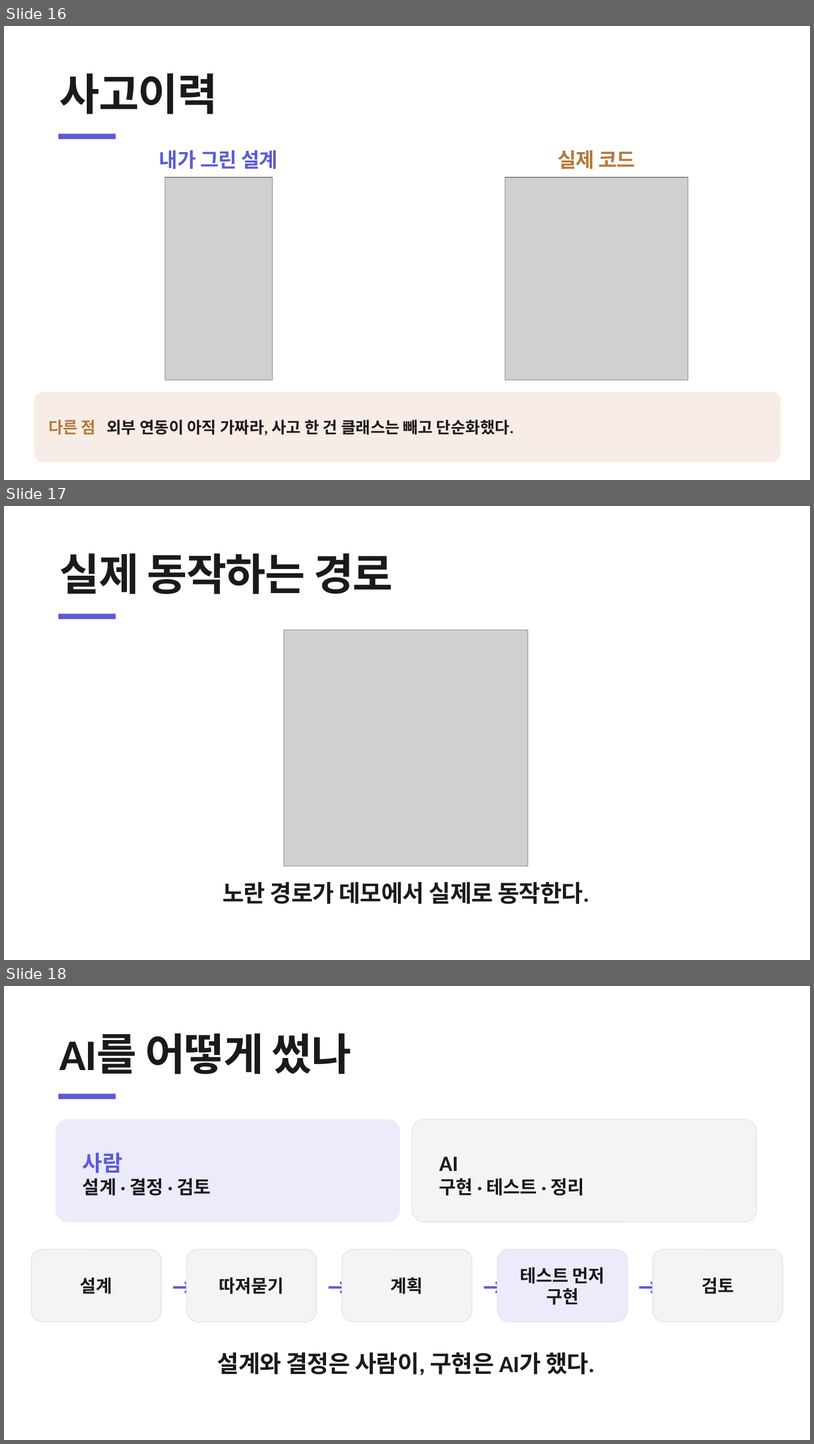
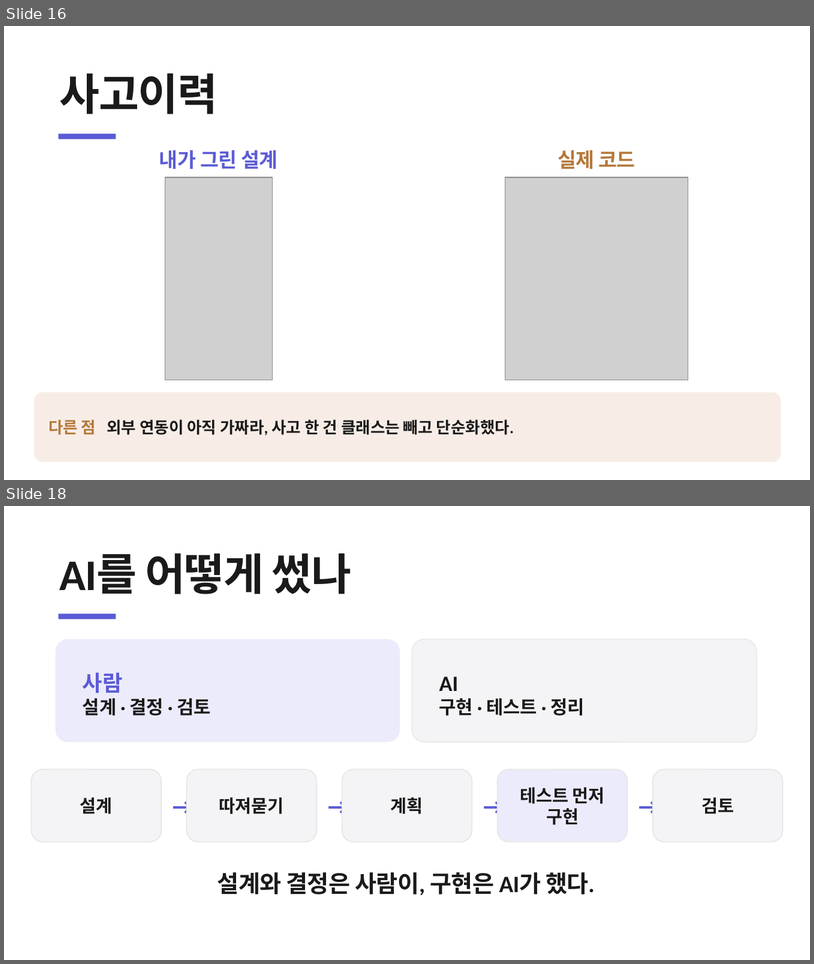
Before and after one commit to heyoonyoon/distributed-programming, a slide deck: docs/presentation/보험발표-figma.pptx. Shown one above the other, each under a label of ours: slides 16, 17 and 18 before the commit, slides 16 and 18 after it; the slides between them are not shown. The pictures are 814x1444 and 814x964 pixels, drawn with LibreOffice and Linux fonts; fonts in the diff are those of the drawing; grey boxes stand for pictures. Boxes give left, top, right and bottom in pixels: in the first picture for what was removed or moved away, otherwise in the second. Text is boxed around its words. In the diff, an @@ line names an element or a change of style, - is before the commit and + after.

```diff
--- a/docs/presentation/보험발표-figma.pptx
+++ b/docs/presentation/보험발표-figma.pptx
@@ slide 17 removed at bbox=[4, 506, 810, 960], background #FFFFFF @@
@@ text removed at bbox=[60, 553, 393, 594] @@
-실제 동작하는 경로
@@ rectangle removed at bbox=[59, 613, 116, 619] @@
@@ picture removed at bbox=[284, 630, 528, 866] @@
@@ text removed at bbox=[222, 882, 590, 904] @@
-노란 경로가 데모에서 실제로 동작한다.
```
Also in this commit, not shown: 1 slide added, 3 other files.
